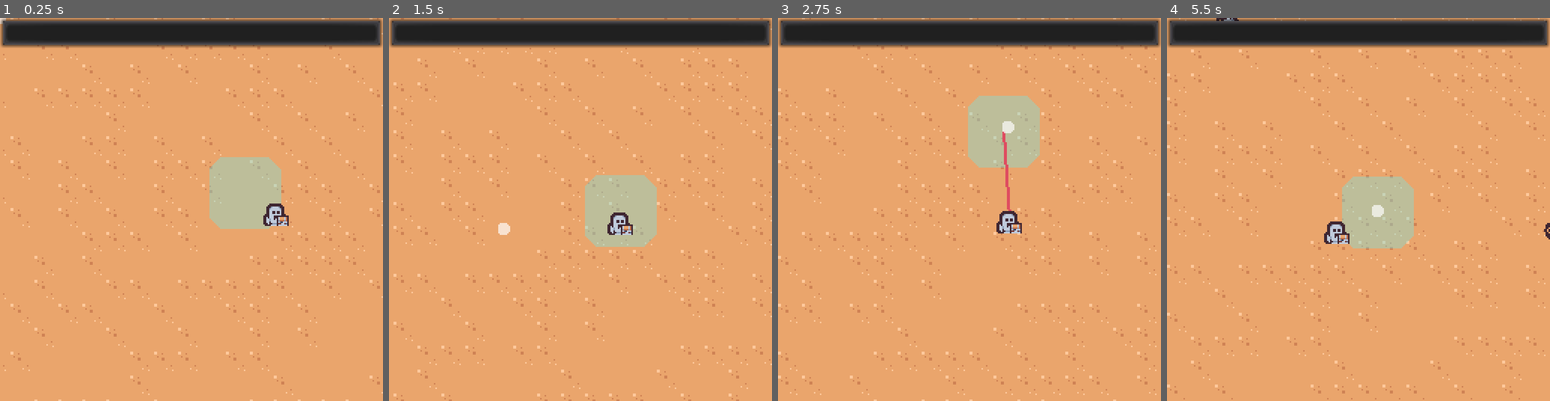
Above: before the commit, frames 1-4 (left to right).
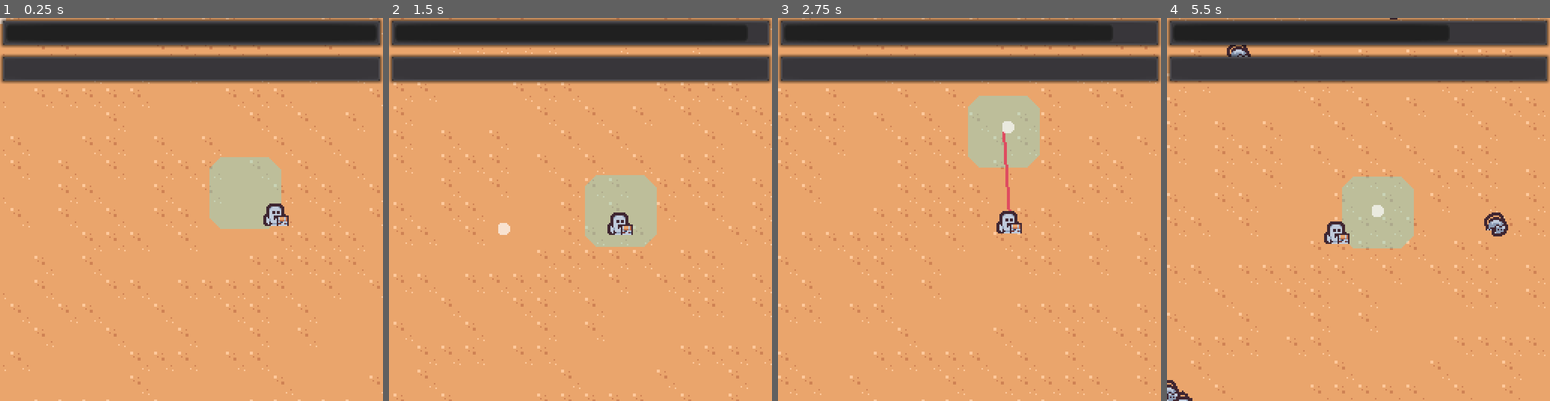
Above: after the commit, the same moments.

Repository: taiseiak/mech-survivor
Game: Godot game, scene res://scenes/Main/Main.tscn
Two runs of this game, one before a commit and one after it. Both use one fixed random seed, a clock stepped at 60 frames per second and the inputs below.
Inputs (mouse positions are in pixels of both pictures, inside the frame that each line leads up to):
- Up to frame 1 (0.25 s): no input
- Up to frame 2 (1.5 s): move the mouse to (664, 190) at 0.52 s; hold D (right) 0.53-1.28 s; move the mouse to (503, 228) at 1.27 s; hold S (down) from 1.28 s (still down)
- Up to frame 3 (2.75 s): move the mouse to (1007, 125) at 2.02 s; release S (down) at 2.03 s; hold D (right) from 2.03 s (still down)
- Up to frame 4 (5.5 s): move the mouse to (1339, 286) at 2.77 s; release D (right) at 2.78 s; hold W (up) 2.78-3.53 s; move the mouse to (1473, 266) at 3.52 s; hold A (left) 3.53-5.03 s; move the mouse to (1243, 152) at 4.27 s; move the mouse to (1377, 209) at 5.02 s; hold S (down) from 5.03 s (still down)

The runs differ from the first frame. In frame 1, 7.8% of the frame differs, in the area x 0-100%, y 9-18%; in frame 2, 7.9%; in frame 3, 8.2%; in frame 4, 9.4%, in the area x 0-100%, y 0-100%.

Commit message:
Added energy drops

Diff:
--- a/project.godot
+++ b/project.godot
@@ -19,6 +19,11 @@
 "language": "GDScript",
 "path": "res://scenes/components/HurtBoxComponent.gd"
 }, {
+"base": "KinematicBody2D",
+"class": "Player",
+"language": "GDScript",
+"path": "res://scenes/game_objects/Player/Player.gd"
+}, {
 "base": "Reference",
 "class": "WeightedTable",
 "language": "GDScript",
@@ -27,6 +32,7 @@
 _global_script_class_icons={
 "HealthComponent": "",
 "HurtBoxComponent": "",
+"Player": "",
 "WeightedTable": ""
 }
 
--- /dev/null
+++ b/scenes/UI/HUD/ExcessEnergyBar.gd
@@ -0,0 +1,24 @@
+extends ProgressBar
+
+
+var player
+
+func _ready():
+	player = Globals.get_player_node() as Player
+	if player == null:
+		return
+
+	max_value = player.next_level_up
+	value = player.excess_energy
+
+	player.connect("excess_reached", self, "_on_player_excess_reached")
+	player.connect("energy_added", self, "_on_player_energy_added")
+
+
+func _on_player_excess_reached():
+	max_value = player.next_level_up
+	value = player.excess_energy
+
+
+func _on_player_energy_added():
+	value = player.excess_energy
--- /dev/null
+++ b/scenes/UI/HUD/ExcessEnergyBar.tscn
@@ -0,0 +1,10 @@
+[gd_scene load_steps=2 format=2]
+
+[ext_resource path="res://scenes/UI/HUD/ExcessEnergyBar.gd" type="Script" id=1]
+
+[node name="ExcessEnergyBar" type="ProgressBar"]
+anchor_right = 1.0
+anchor_bottom = 1.0
+rect_min_size = Vector2( 0, 20 )
+percent_visible = false
+script = ExtResource( 1 )
--- /dev/null
+++ b/scenes/components/EnergyDrop.gd
@@ -0,0 +1,32 @@
+extends Node2D
+
+
+export var energy_value: float = 10
+
+onready var energy_area_2d = $EnergyArea2D
+onready var target_find_area_2d = $TargetFindArea2D
+onready var flight_component = $FlightComponent
+
+
+func _ready():
+	energy_area_2d.connect("area_entered", self, "_on_energy_area_2d_area_entered")
+	target_find_area_2d.connect("area_entered", self, "_on_target_find_area_2d_area_entered")
+
+
+func _on_energy_area_2d_area_entered(area: Area2D) -> void:
+	if area is HurtBoxComponent:
+		var player = Globals.get_player_node() as Player
+		if player == null:
+			return
+
+		player.add_energy(energy_value)
+		queue_free()
+
+
+func _on_target_find_area_2d_area_entered(area: Area2D) -> void:
+	if area is HurtBoxComponent:
+		var player = Globals.get_player_node() as Player
+		if player == null:
+			return
+		flight_component.target = player
+		flight_component.fly = true
--- /dev/null
+++ b/scenes/components/EnergyDrop.tscn
@@ -0,0 +1,39 @@
+[gd_scene load_steps=6 format=2]
+
+[ext_resource path="res://scenes/components/EnergyDrop.png" type="Texture" id=1]
+[ext_resource path="res://scenes/components/EnergyDrop.gd" type="Script" id=2]
+[ext_resource path="res://scenes/components/FlightComponent.tscn" type="PackedScene" id=3]
+
+[sub_resource type="CircleShape2D" id=2]
+radius = 43.0
+
+[sub_resource type="CircleShape2D" id=1]
+radius = 7.0
+
+[node name="EnergyDrop" type="Node2D"]
+z_index = 1
+script = ExtResource( 2 )
+
+[node name="FlightComponent" parent="." instance=ExtResource( 3 )]
+fly = false
+max_flight_speed = 5.0
+acceleration = 3.0
+initial_speed = 1.0
+
+[node name="TargetFindArea2D" type="Area2D" parent="."]
+collision_layer = 0
+collision_mask = 2
+
+[node name="CollisionShape2D" type="CollisionShape2D" parent="TargetFindArea2D"]
+shape = SubResource( 2 )
+
+[node name="EnergyArea2D" type="Area2D" parent="."]
+collision_layer = 0
+collision_mask = 2
+
+[node name="CollisionShape2D" type="CollisionShape2D" parent="EnergyArea2D"]
+shape = SubResource( 1 )
+
+[node name="Sprite" type="Sprite" parent="."]
+rotation = 1.57079
+texture = ExtResource( 1 )
--- /dev/null
+++ b/scenes/components/EnergyDropComponent.gd
@@ -0,0 +1,27 @@
+extends Node2D
+
+
+export(NodePath) var health_component = null
+export(float, 0.0, 1.0) var chance = 1
+
+var _energy_drop_scene = preload("res://scenes/components/EnergyDrop.tscn")
+var _health_component
+
+func _ready():
+	if health_component != null:
+		_health_component = get_node(health_component) as HealthComponent
+		_health_component.connect("health_depleted", self, "drop_experience")
+
+
+func drop_experience():
+	if rand_range(0, 1) <= chance:
+		call_deferred("_create_experience")
+
+
+func _create_experience():
+	var entities = Globals.get_entity_node()
+	if entities == null:
+		return
+	var energy_drop = _energy_drop_scene.instance()
+	entities.add_child(energy_drop)
+	energy_drop.global_position = global_position
--- /dev/null
+++ b/scenes/components/EnergyDropComponent.tscn
@@ -0,0 +1,6 @@
+[gd_scene load_steps=2 format=2]
+
+[ext_resource path="res://scenes/components/EnergyDropComponent.gd" type="Script" id=2]
+
+[node name="EnergyDropComponent" type="Node2D"]
+script = ExtResource( 2 )
--- /dev/null
+++ b/scenes/components/FlightComponent.gd
@@ -0,0 +1,45 @@
+extends Node2D
+
+
+signal flight_timed_out
+
+export var fly := true
+export var max_flight_speed: float = 3
+export var acceleration: float = 1
+export var max_flight_time: float = 0
+export var initial_speed: float = 0
+
+var target: Node2D
+
+var _velocity: Vector2 = Vector2.ZERO
+var _direction: Vector2 = Vector2.ZERO
+
+onready var flight_timer = $FlightTimer
+
+
+func _ready():
+	if target != null and is_instance_valid(target):
+		_velocity = owner.global_position.direction_to(target.global_position) * initial_speed
+	if max_flight_time > 0:
+		flight_timer.connect("timeout", self, "_on_flight_timer_timeout")
+		flight_timer.wait_time = max_flight_time
+		flight_timer.start()
+
+
+func _process(delta):
+	if fly:
+		owner.look_at(owner.global_position + _velocity)
+
+		if target != null and is_instance_valid(target):
+			_direction = owner.global_position.direction_to(target.global_position)
+
+
+func _physics_process(delta):
+	if fly:
+		var desired_velocity = _direction * max_flight_speed
+		_velocity = _velocity.linear_interpolate(desired_velocity, 1 - exp(-acceleration * delta))
+		owner.position += _velocity
+
+
+func _on_flight_timer_timeout():
+	emit_signal("flight_timed_out")
--- /dev/null
+++ b/scenes/components/FlightComponent.tscn
@@ -0,0 +1,8 @@
+[gd_scene load_steps=2 format=2]
+
+[ext_resource path="res://scenes/components/FlightComponent.gd" type="Script" id=1]
+
+[node name="FlightComponent" type="Node2D"]
+script = ExtResource( 1 )
+
+[node name="FlightTimer" type="Timer" parent="."]
--- a/scenes/game_objects/Player/Player.gd
+++ b/scenes/game_objects/Player/Player.gd
@@ -1,16 +1,21 @@
 extends KinematicBody2D
+class_name Player
 
 
 signal player_died
+signal excess_reached
+signal energy_added
 
 export(NodePath) var mouse_position_capturer_path
 
 onready var scanner_component = $ScannerComponent
 onready var mouse_position_capturer = get_node(mouse_position_capturer_path)
 onready var missile_launcher = $Visuals/MissileLauncher
-onready var health_component = $HealthComponent
+onready var health_component = $HealthComponent as HealthComponent
 
 var direction = Vector2.ZERO
+var excess_energy: float = 0
+var next_level_up: float = 100
 
 
 func _ready():
@@ -28,7 +33,27 @@
 			Input.get_action_strength("right") - Input.get_action_strength("left")
 	direction = Vector2(horizontal_action_strength, vertical_action_strength).normalized()
 	var velocity = direction * 50
+	if velocity.length_squared()> 0:
+		health_component.current_health -= 5 * delta
 	move_and_slide(velocity)
+
+
+func add_energy(energy_value):
+	var healable_health = health_component.max_health - health_component.current_health
+	health_component.current_health += min(energy_value, healable_health)
+	var energy_after_heal = energy_value - healable_health
+	if energy_after_heal > 0:
+		excess_energy += energy_after_heal
+		emit_signal("energy_added")
+	if excess_energy >= next_level_up:
+		level_up()
+
+
+func level_up():
+	var energy_for_next_level = excess_energy - next_level_up
+	next_level_up *= 2
+	excess_energy = energy_for_next_level
+	emit_signal("excess_reached")
 
 
 func _launch_missiles():
@@ -60,3 +85,7 @@
 
 func _on_health_component_health_changed():
 	EventBus.emit_signal("player_health_changed", health_component.current_health)
+
+
+func _temp_energy_timeout():
+	add_energy(10)
--- a/scenes/game_objects/enemies/EnemySpawner/EnemySpawner.tscn
+++ b/scenes/game_objects/enemies/EnemySpawner/EnemySpawner.tscn
@@ -6,4 +6,5 @@
 script = ExtResource( 1 )
 
 [node name="Timer" type="Timer" parent="."]
+wait_time = 0.5
 autostart = true
--- a/scenes/game_objects/enemies/RatEnemy/RatEnemy.gd
+++ b/scenes/game_objects/enemies/RatEnemy/RatEnemy.gd
@@ -6,6 +6,9 @@
 
 var player: Node2D
 var velocity: Vector2 = Vector2.ZERO
+
+var _energy_drop_scene = preload("res://scenes/components/EnergyDropComponent.tscn")
+
 
 
 func _ready():
--- a/scenes/game_objects/enemies/RatEnemy/RatEnemy.tscn
+++ b/scenes/game_objects/enemies/RatEnemy/RatEnemy.tscn
@@ -6,6 +6,7 @@
 [ext_resource path="res://scenes/game_objects/enemies/RatEnemy/RatEnemy.gd" type="Script" id=4]
 [ext_resource path="res://scenes/components/DeathComponent.tscn" type="PackedScene" id=5]
 [ext_resource path="res://scenes/components/HitBoxComponent.tscn" type="PackedScene" id=6]
+[ext_resource path="res://scenes/components/EnergyDropComponent.tscn" type="PackedScene" id=7]
 
 [sub_resource type="CircleShape2D" id=5]
 radius = 9.0
@@ -48,6 +49,7 @@
 }
 
 [node name="RatEnemy" type="KinematicBody2D"]
+z_index = 3
 collision_layer = 16
 collision_mask = 16
 script = ExtResource( 4 )
@@ -58,6 +60,10 @@
 
 [node name="DeathComponent" parent="." instance=ExtResource( 5 )]
 health_component = NodePath("../HealthComponent")
+
+[node name="EnergyDropComponent" parent="." instance=ExtResource( 7 )]
+health_component = NodePath("../HealthComponent")
+chance = 0.5
 
 [node name="HitBoxComponent" parent="." instance=ExtResource( 6 )]
 modulate = Color( 1, 0.0392157, 0.0392157, 1 )
--- a/scenes/game_objects/weapons/Missile/Missile.gd
+++ b/scenes/game_objects/weapons/Missile/Missile.gd
@@ -1,36 +1,22 @@
 extends Node2D
 
 
-export var max_flight_speed: float = 3
-export var acceleration: float = 1
-export var max_flight_time: float = 3
-
-var target: Node2D
-
-var _velocity: Vector2
-var _direction: Vector2 = Vector2.RIGHT
+var target: Node2D setget _set_target
 
 onready var hit_box_component = $HitBoxComponent
-onready var flight_timer = $FlightTimer
+onready var flight_component = $FlightComponent
 
 
 func _ready():
-	_velocity = Vector2.ZERO
+	flight_component.connect("flight_timed_out", self, "_on_flight_timed_out")
 	hit_box_component.connect("area_entered", self, "_on_hit_box_area_entered")
-	flight_timer.connect("timeout", self, "_on_flight_timer_timeout")
-	flight_timer.wait_time = max_flight_time
-	flight_timer.start()
+	if target != null:
+		flight_component.target = target
 
 
-func _process(delta):
-	look_at(global_position + _velocity)
-
-	if target != null and is_instance_valid(target):
-		_direction = global_position.direction_to(target.global_position)
-
-	var desired_velocity = _direction * max_flight_speed
-	_velocity = _velocity.linear_interpolate(desired_velocity, 1 - exp(-acceleration * delta))
-	position += _velocity
+func _set_target(new_value):
+	target = new_value
+	flight_component.target = new_value
 
 
 func _on_hit_box_area_entered(area: Area2D):
@@ -40,6 +26,6 @@
 			$AnimationPlayer.play("explode")
 
 
-func _on_flight_timer_timeout():
+func _on_flight_timed_out():
 	if not $AnimationPlayer.is_playing():
 		$AnimationPlayer.play("explode")
--- a/scenes/game_objects/weapons/Missile/Missile.tscn
+++ b/scenes/game_objects/weapons/Missile/Missile.tscn
@@ -1,8 +1,9 @@
-[gd_scene load_steps=9 format=2]
+[gd_scene load_steps=10 format=2]
 
 [ext_resource path="res://scenes/game_objects/weapons/Missile/missile.png" type="Texture" id=1]
 [ext_resource path="res://scenes/components/HitBoxComponent.tscn" type="PackedScene" id=2]
 [ext_resource path="res://scenes/game_objects/weapons/Missile/Missile.gd" type="Script" id=3]
+[ext_resource path="res://scenes/components/FlightComponent.tscn" type="PackedScene" id=4]
 
 [sub_resource type="Animation" id=2]
 length = 0.001
@@ -89,6 +90,10 @@
 anims/RESET = SubResource( 2 )
 anims/explode = SubResource( 3 )
 
+[node name="FlightComponent" parent="." instance=ExtResource( 4 )]
+max_flight_time = 3.0
+initial_speed = 1.0
+
 [node name="HitBoxComponent" parent="." instance=ExtResource( 2 )]
 collision_mask = 4
 immediate_damage = 50.0
@@ -119,5 +124,3 @@
 scale_amount = 1.5
 scale_amount_curve = SubResource( 4 )
 color_ramp = SubResource( 5 )
-
-[node name="FlightTimer" type="Timer" parent="."]
--- a/scenes/levels/DuneLevel.tscn
+++ b/scenes/levels/DuneLevel.tscn
@@ -7,6 +7,7 @@
 [ext_resource path="res://scenes/game_objects/enemies/RatEnemy/RatEnemy.tscn" type="PackedScene" id=5]
 [ext_resource path="res://scenes/game_objects/enemies/EnemySpawner/EnemySpawner.tscn" type="PackedScene" id=6]
 [ext_resource path="res://scenes/UI/HUD/EnergyBar.tscn" type="PackedScene" id=7]
+[ext_resource path="res://scenes/UI/HUD/ExcessEnergyBar.tscn" type="PackedScene" id=8]
 
 [node name="DuneLevel" type="Node2D"]
 script = ExtResource( 1 )
@@ -40,6 +41,17 @@
 anchor_right = 1.0
 anchor_bottom = 1.0
 
-[node name="EnergyBar" parent="HUD/MarginContainer" instance=ExtResource( 7 )]
+[node name="VBoxContainer" type="VBoxContainer" parent="HUD/MarginContainer"]
+margin_right = 256.0
+margin_bottom = 256.0
+
+[node name="EnergyBar" parent="HUD/MarginContainer/VBoxContainer" instance=ExtResource( 7 )]
 margin_bottom = 20.0
 rect_min_size = Vector2( 0, 20 )
+
+[node name="ExcessEnergyBar" parent="HUD/MarginContainer/VBoxContainer" instance=ExtResource( 8 )]
+anchor_right = 0.0
+anchor_bottom = 0.0
+margin_top = 24.0
+margin_right = 256.0
+margin_bottom = 44.0
Binary file added: scenes/components/EnergyDrop.png
Not shown, added: scenes/components/EnergyDrop.png.import
Not shown: 1 places in scenes/game_objects/enemies/RatEnemy/RatEnemy.tscn that only renumber resources
Not shown: 1 places in scenes/levels/DuneLevel.tscn that only renumber resources
